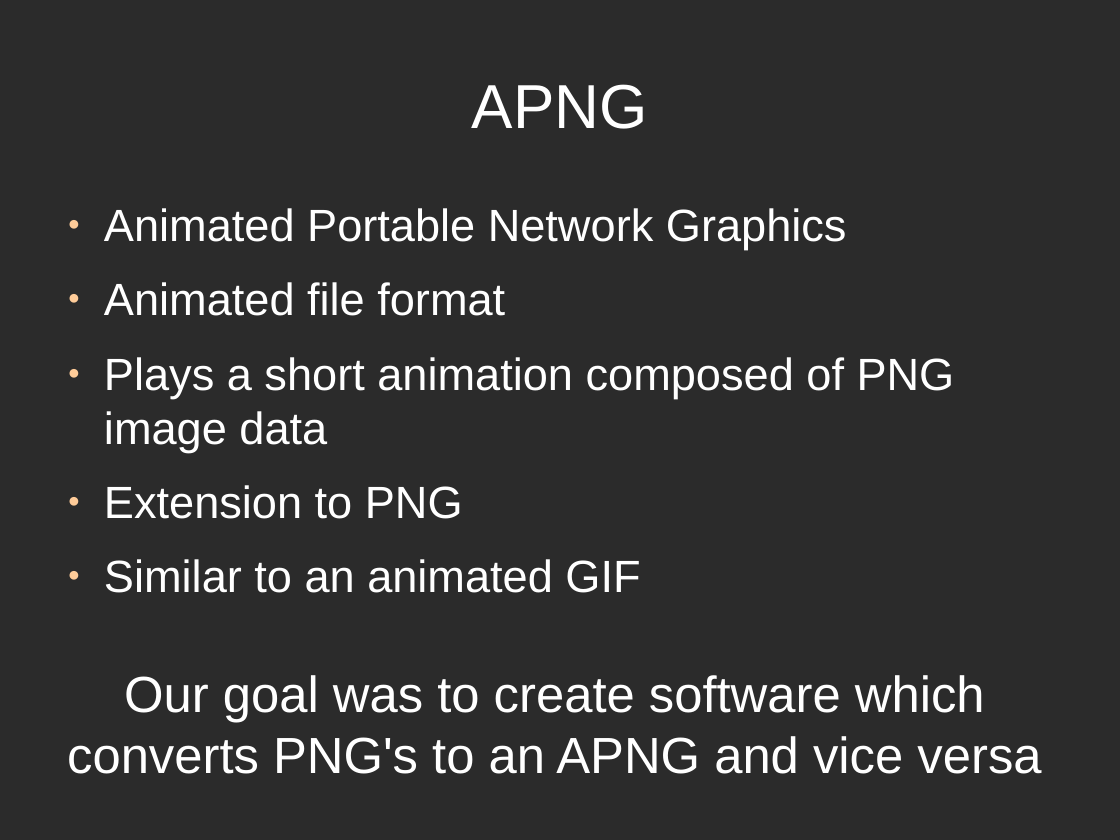
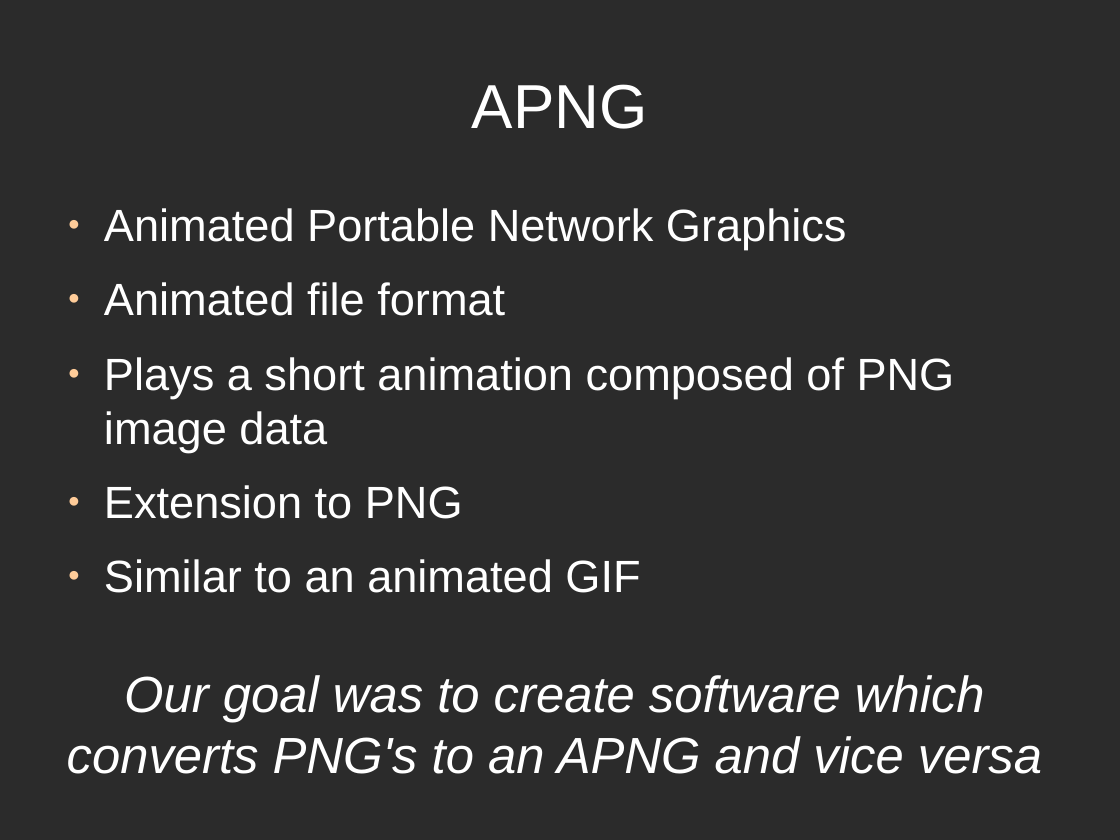
Before and after one commit to directrix1/se2, a slide deck: slide 3 of wip/SE2Presentation.odp. Drawn at 1120x840 pixels with LibreOffice and Linux fonts; fonts in the diff are those of the drawing; background and template pictures are left out; a plain dark background stands for a picture behind light text. Boxes give left, top, right and bottom in pixels: in the first picture for what was removed or moved away, otherwise in the second. Text is boxed around its words. In the diff, an @@ line names an element or a change of style, - is before the commit and + after.

```diff
--- a/wip/SE2Presentation.odp
+++ b/wip/SE2Presentation.odp
@@ title "Our goal was to create ..." at <box>67,675,1042,774</box>: italic on @@
```
Also in this commit, not shown: 1 other slide changed, 1 slide added.
